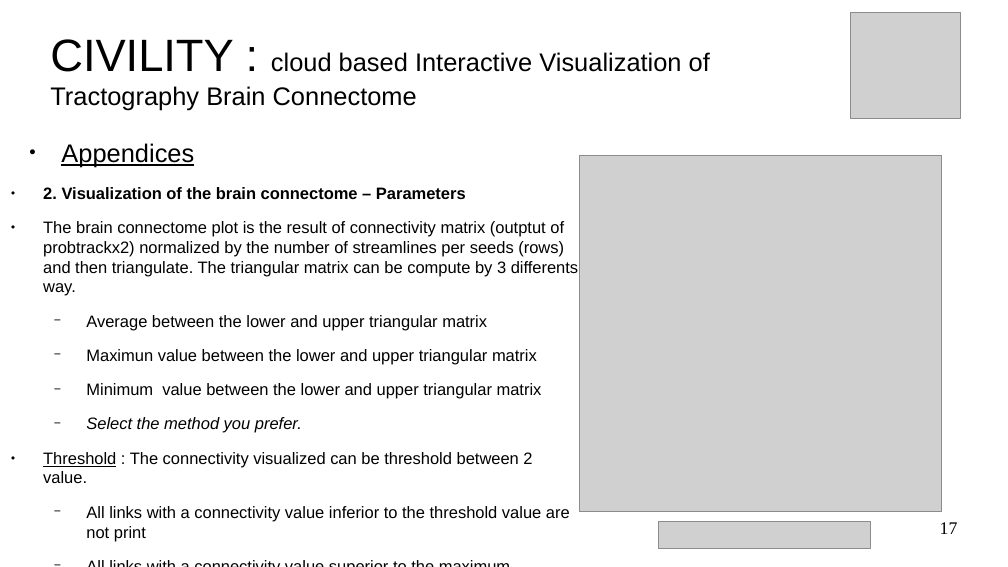
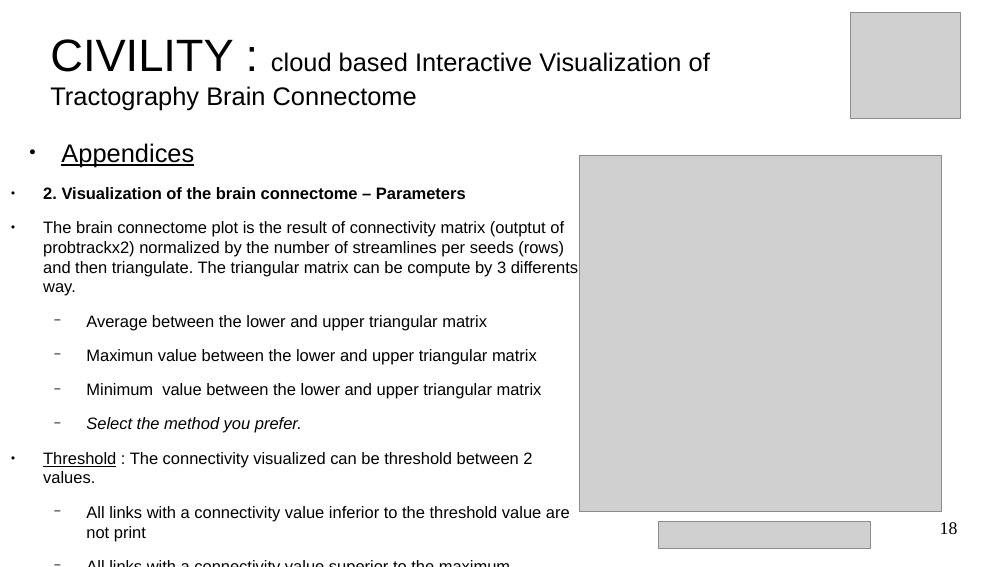
Before and after one commit to NIRALUser/CIVILITY, a slide deck: slide 18 of doc/tutorialCIVILITY.odp (slide 17 before the commit). Drawn at 1008x567 pixels with LibreOffice and Linux fonts; fonts in the diff are those of the drawing; grey boxes stand for pictures; background and template pictures are left out. Boxes give left, top, right and bottom in pixels: in the first picture for what was removed or moved away, otherwise in the second. Text is boxed around its words. In the diff, an @@ line names an element or a change of style, - is before the commit and + after.

```diff
--- a/doc/tutorialCIVILITY.odp
+++ b/doc/tutorialCIVILITY.odp
@@ text at [43,452,532,483]: text changed @@
-● Threshold : The connectivity visualized can be threshold between 2 value.
+● Threshold : The connectivity visualized can be threshold between 2 values.
@@ page number at [940,522,958,534]: text changed @@
-17
+18
```
Also in this commit, not shown: 1 other slide changed, 2 slides added, 1 slide removed, 2 other files.
